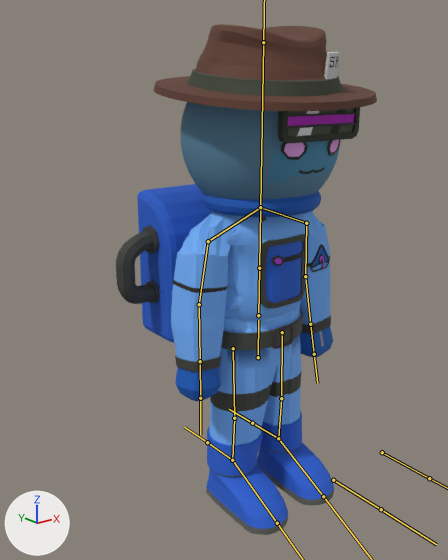
One commit to the FBX model ParatootherGame(WebGL)/Assets/Meshes/SpaceRider.fbx: the scene before it, then after it.
Both versions are drawn from a 50 mm camera at (-0.95, -1.052, 1.011) aimed at (-0.061, 0.059, 0.566). The axes (+X, +Y, +Z) are drawn at lower left. The lights are the same throughout. Both versions are drawn at frame 1 of the action 'Armature.001|Armature.001Action.001'; the numbers are the values there. The bones that bend it are drawn over the model as lines.

In view in the first picture: 'Cube.006', 'Head'.
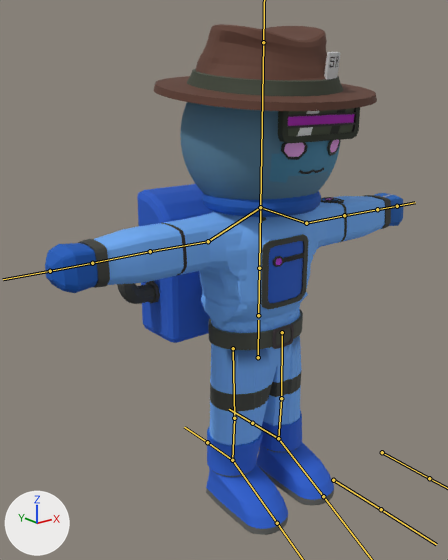
Where the change shows, as pixel boxes [x1, y1, x2, y2] in the pictures (448 x 560 px):
'Cube.006', posed (37% wider)
    before: [116, 24, 377, 535]
    after: [45, 24, 403, 535]
bone 'UpperArm.L', root to tip
    before: (306, 223) to (305, 276)
    after: (306, 223) to (344, 215)
bone 'LowerArm.L', root to tip
    before: (305, 276) to (310, 324)
    after: (344, 215) to (377, 209)
bone 'UpperArm.R', root to tip
    before: (208, 241) to (199, 304)
    after: (208, 241) to (150, 251)
bone 'LowerArm.R', root to tip
    before: (199, 304) to (200, 361)
    after: (150, 251) to (92, 263)

The change, as a list of edits to the scene's bpy script:
```text
Change bone_upperarm_l:
    where bone_upperarm_l = bpy.data.objects['Armature.001'].pose.bones['UpperArm.L']  # child of 'Shoulder.L'
    bone_upperarm_l.rotation_quaternion: (0.503, 0.452, 0.557, -0.482) -> (1.0, 0.0, 0.0, 0.0)  # degrees (70, 95, -13) -> degrees (0, 0, 0)
Change bone_lowerarm_l:
    where bone_lowerarm_l = bpy.data.objects['Armature.001'].pose.bones['LowerArm.L']  # child of 'UpperArm.L'
    bone_lowerarm_l.rotation_quaternion: (0.995, 0.0, -0.008, 0.097) -> (1.0, 0.0, 0.0, 0.0)  # degrees (0, -1, 11) -> degrees (0, 0, 0)
Change bone_upperarm_r:
    where bone_upperarm_r = bpy.data.objects['Armature.001'].pose.bones['UpperArm.R']  # child of 'Shoulder.R'
    bone_upperarm_r.rotation_quaternion: (0.508, 0.454, -0.556, 0.478) -> (1.0, 0.0, 0.0, 0.0)  # degrees (68, -94, 15) -> degrees (0, 0, 0)
Change bone_lowerarm_r:
    where bone_lowerarm_r = bpy.data.objects['Armature.001'].pose.bones['LowerArm.R']  # child of 'UpperArm.R'
    bone_lowerarm_r.rotation_quaternion: (0.994, 0.0, 0.01, -0.108) -> (1.0, 0.0, 0.0, 0.0)  # degrees (0, 1, -12) -> degrees (0, 0, 0)
```
